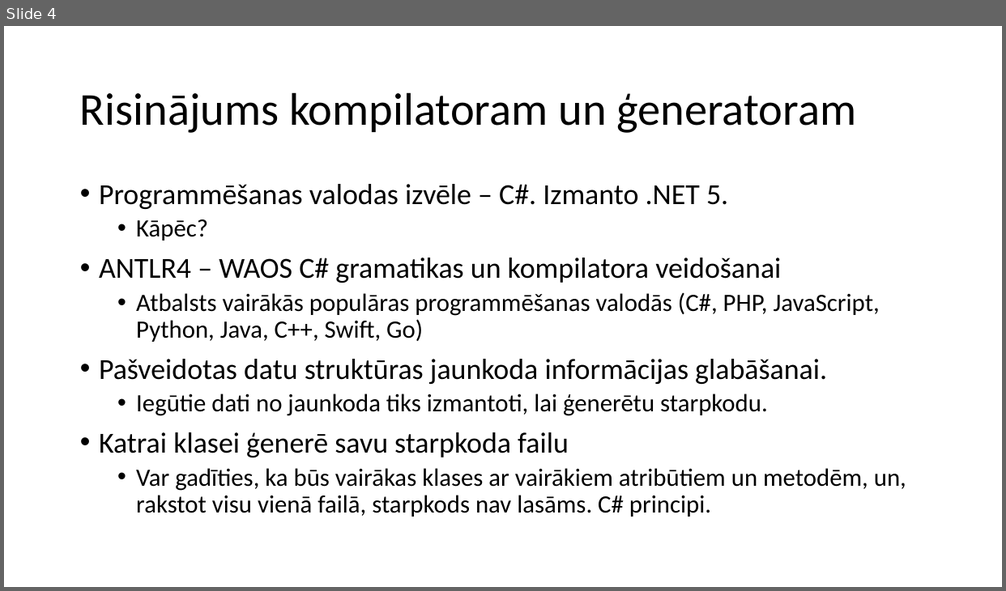
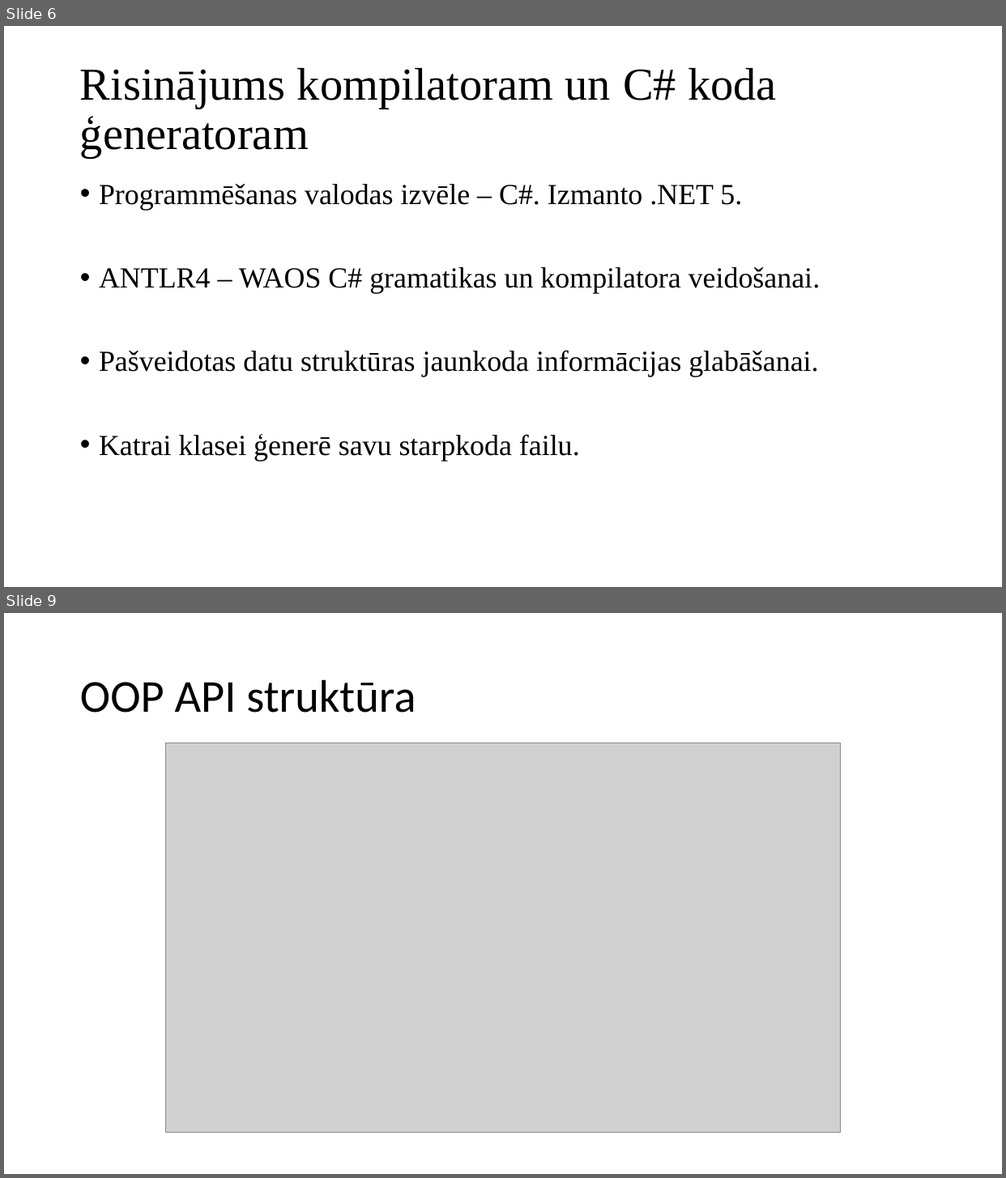
Before and after one commit to artiks12/webAppOS, a slide deck: src/Qualification project/Documentation/Prezentācija_ap19122.pptx. Shown one above the other, each under a label of ours: slide 4 before the commit, slides 6 and 9 after it; the slides between them are not shown. The pictures are 1006x591 and 1006x1178 pixels, drawn with LibreOffice and Linux fonts; fonts in the diff are those of the drawing; grey boxes stand for pictures. Boxes give left, top, right and bottom in pixels: in the first picture for what was removed or moved away, otherwise in the second. Text is boxed around its words. In the diff, an @@ line names an element or a change of style, - is before the commit and + after.

```diff
--- a/src/Qualification project/Documentation/Prezentācija_ap19122.pptx
+++ b/src/Qualification project/Documentation/Prezentācija_ap19122.pptx
@@ slide 9 added at bbox=[4, 613, 1002, 1174], background #FFFFFF @@
@@ title added at bbox=[80, 679, 415, 713], 44 pt, text #000000 @@
+OOP API struktūra
@@ picture added at bbox=[166, 743, 841, 1132] @@
@@ what was slide 4 is now slide 6 @@
@@ slide 6 changed as well @@
@@ title at bbox=[80, 67, 777, 158]: text changed; font Calibri to Times New Roman @@
-Risinājums kompilatoram un ģeneratoram
+Risinājums kompilatoram un C# koda ģeneratoram
@@ text at bbox=[99, 184, 818, 378]: font Calibri to Times New Roman in "Programmēšanas valodas izvēle – C#. Izmanto .NET ...", "Pašveidotas datu struktūras jaunkoda informācijas glabāšanai ..." @@
@@ text at bbox=[99, 267, 820, 293]: text changed; size 24 to 28 pt; font Calibri to Times New Roman @@
-  • Kāpēc?
-• ANTLR4 – WAOS C# gramatikas un kompilatora veidošanai
-  • Atbalsts vairākās populāras programmēšanas valodās (C#, PHP, JavaScript, Python, Java, C++, Swift, Go)
+• ANTLR4 – WAOS C# gramatikas un kompilatora veidošanai.
@@ text at bbox=[99, 434, 580, 461]: text changed; size 24 to 28 pt; font Calibri to Times New Roman @@
-  • Iegūtie dati no jaunkoda tiks izmantoti, lai ģenerētu starpkodu.
-• Katrai klasei ģenerē savu starpkoda failu
-  • Var gadīties, ka būs vairākas klases ar vairākiem atribūtiem un metodēm, un, rakstot visu vienā failā, starpkods nav lasāms. C# principi.
+• Katrai klasei ģenerē savu starpkoda failu.
```
Also in this commit, not shown: 3 other slides changed, 5 other slides added, 2 slides removed, 1 other file.
